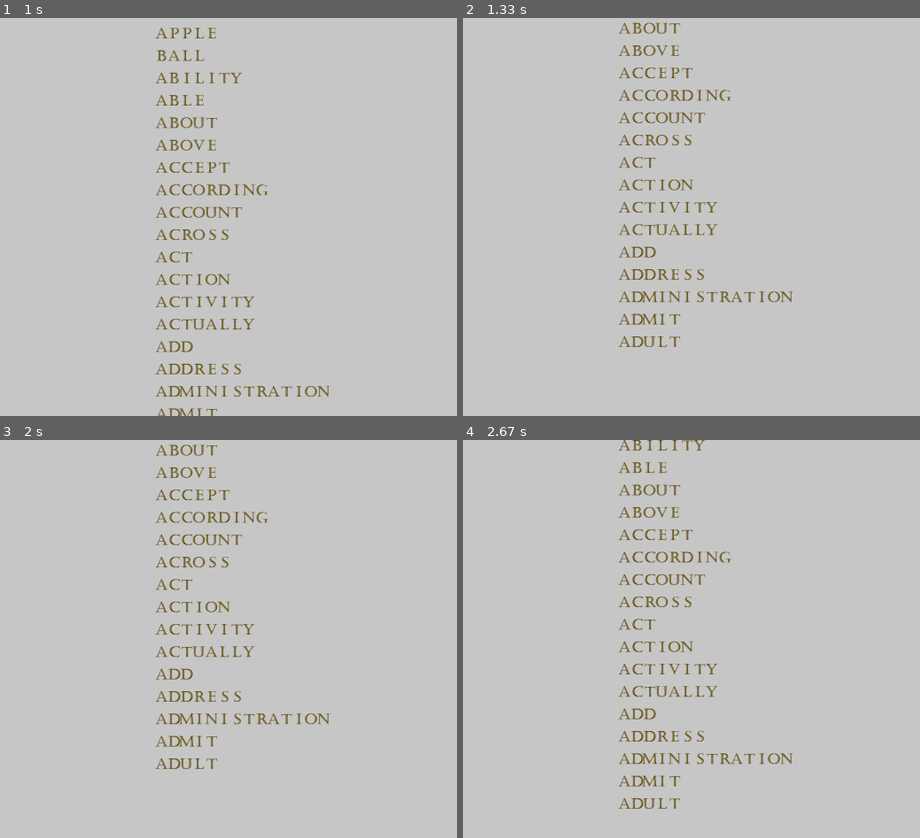
Above: before the commit, frames 1-4 (two rows, left to right).
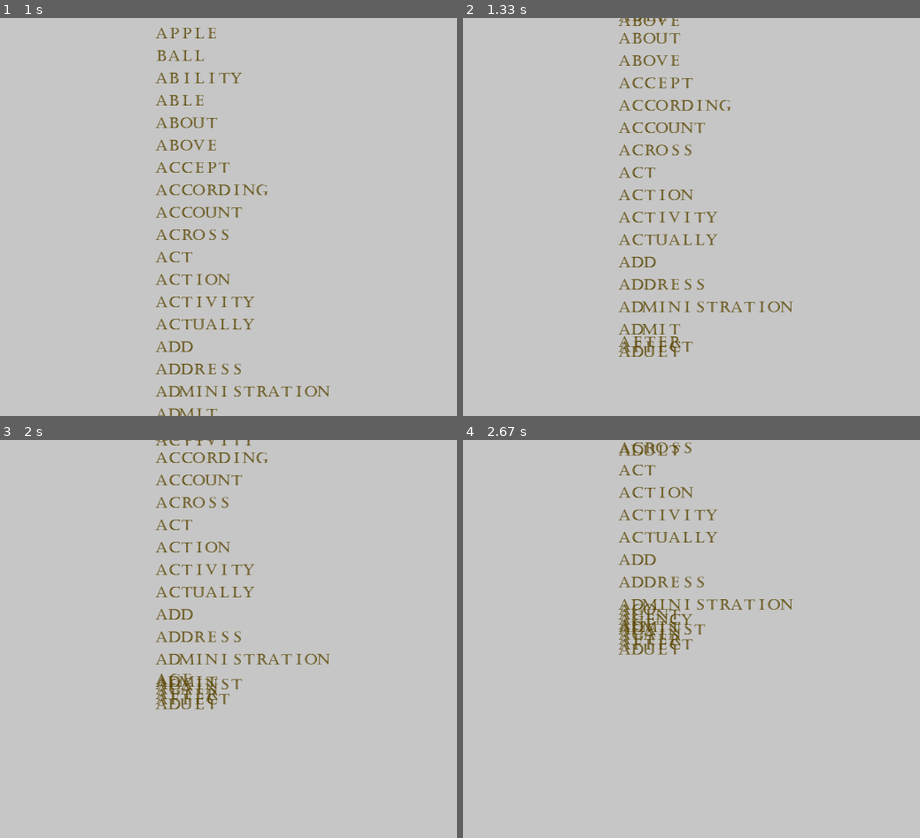
Above: after the commit, the same moments.

Repository: OM3G424747/Pygame_Hangman
Game: pygame game, started from Hangman_Game.py
Same seed, same stepped clock (60 frames per second), same inputs: the game is played once before the commit and once after it.
Inputs (mouse positions are in pixels of both pictures, inside the frame that each line leads up to):
- Up to frame 1 (1 s): click (214, 360) at 0.38 s; click (201, 324) at 0.72 s
- Up to frame 2 (1.33 s): hold Up from 1 s (still down); move the mouse to (outside the picture) at 1.03 s
- Up to frame 3 (2 s): release Up at 1.47 s; hold Down 1.5-1.8 s; hold Up from 1.83 s (still down)
- Up to frame 4 (2.67 s): release Up at 2.2 s; hold Down 2.23-2.6 s; hold Up from 2.63 s (still down)

Frame 1 is identical in both runs. In frame 2, 5.5% of the frame differs, in the area x 33-73%, y 0-86%; in frame 3, 5.3%; in frame 4, 5.1%.

Commit message:
Update Hangman_Game.py

Diff:
--- a/Hangman_Game.py
+++ b/Hangman_Game.py
@@ -39,7 +39,9 @@
 print(Word_List)
 GuessList = []
 
+#lists used for word selection list
 SelectionY_pos = [] #Yposition for word selection - Placed outside of gameloop to make text move
+selectionRangeList = []
 
 
 class GameObject: #class for defining game objects that will be drawn onto the game screen and moved arround
@@ -538,21 +540,28 @@
 
                     startingX_pos = 650
                     startingY_pos = 20
-                    #SelectionY_pos = []
+
                     Counter = 0
                     startingRange = 1
                     endingRange = 20
                     scrollSpeed = 10
+                    spaceBetweenWords = 45
+
+                    #create list with the list positions for words
+                    #SelectionY_pos list moved to outside of gameloop, or else text won't move
 
                     for i in range(startingRange,endingRange):
 
                         SelectionY_pos.append(startingY_pos)
+                        selectionRangeList.append(Counter)
 
                         Counter = Counter + 1
-                        startingY_pos = startingY_pos + 45
+                        startingY_pos = startingY_pos + spaceBetweenWords
+
+
 
                         if keys[pygame.K_DOWN] == True:
-                            stringToText(Word_List[i-1], startingX_pos, SelectionY_pos[i-1], self.Game_Screen)
+                            stringToText(Word_List[selectionRangeList[i-1]], startingX_pos, SelectionY_pos[i-1], self.Game_Screen) #use list of numbers to blit a different word onto the screan, and increase those numbers as the screen scrolls down
                             if SelectionY_pos[startingRange - 1] >= 30 and startingRange == 1:
                                 scrollSpeed = 0
                                 SelectionY_pos[startingRange - 1] = 20
@@ -560,12 +569,21 @@
 
 
                         elif keys[pygame.K_UP] == True: #continue Here - add a selection to increment the list
-                            stringToText(Word_List[i-1], startingX_pos, SelectionY_pos[i-1], self.Game_Screen)
+                            stringToText(Word_List[selectionRangeList[i-1]], startingX_pos, SelectionY_pos[i-1], self.Game_Screen)
                             SelectionY_pos[i-1] = SelectionY_pos[i-1] - scrollSpeed
-                            if SelectionY_pos[-1] <= 1000:
-                                startingRange = startingRange + 1
-                                endingRange = endingRange + 1
-                                print(startingRange)  #Create a counter that counts up the word list to modify the words that get displayed from the list
+                            if SelectionY_pos[0] <= -20:
+
+                                #TODO - fix list selection
+                                selectionRangeList[i-1] = selectionRangeList[i-1] + 1
+                                if i <= endingRange -2:
+                                    SelectionY_pos[i-1] = SelectionY_pos[i]
+                                elif i == endingRange -1:
+                                    SelectionY_pos[-1] = SelectionY_pos[i-1] + spaceBetweenWords
+                                    selectionRangeList[-1] = selectionRangeList[i-1] + 1
+
+
+
+
 
 
 
